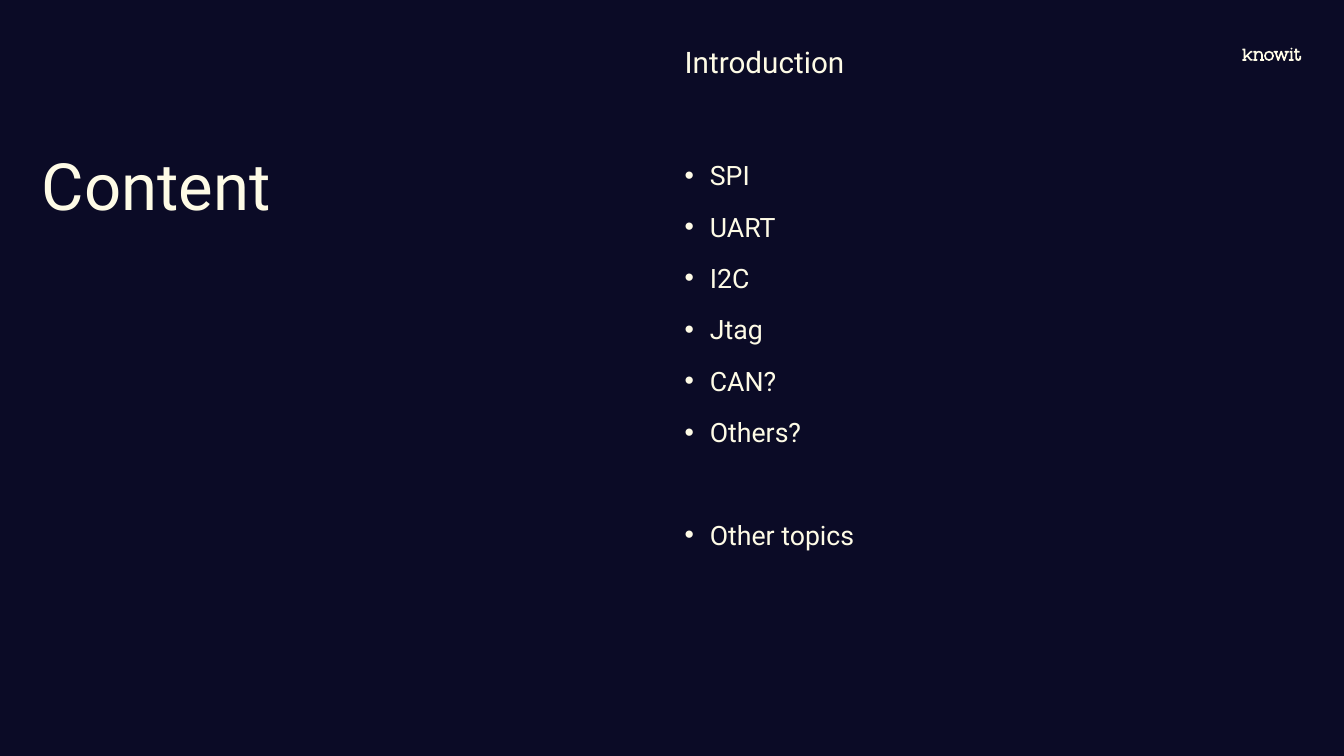
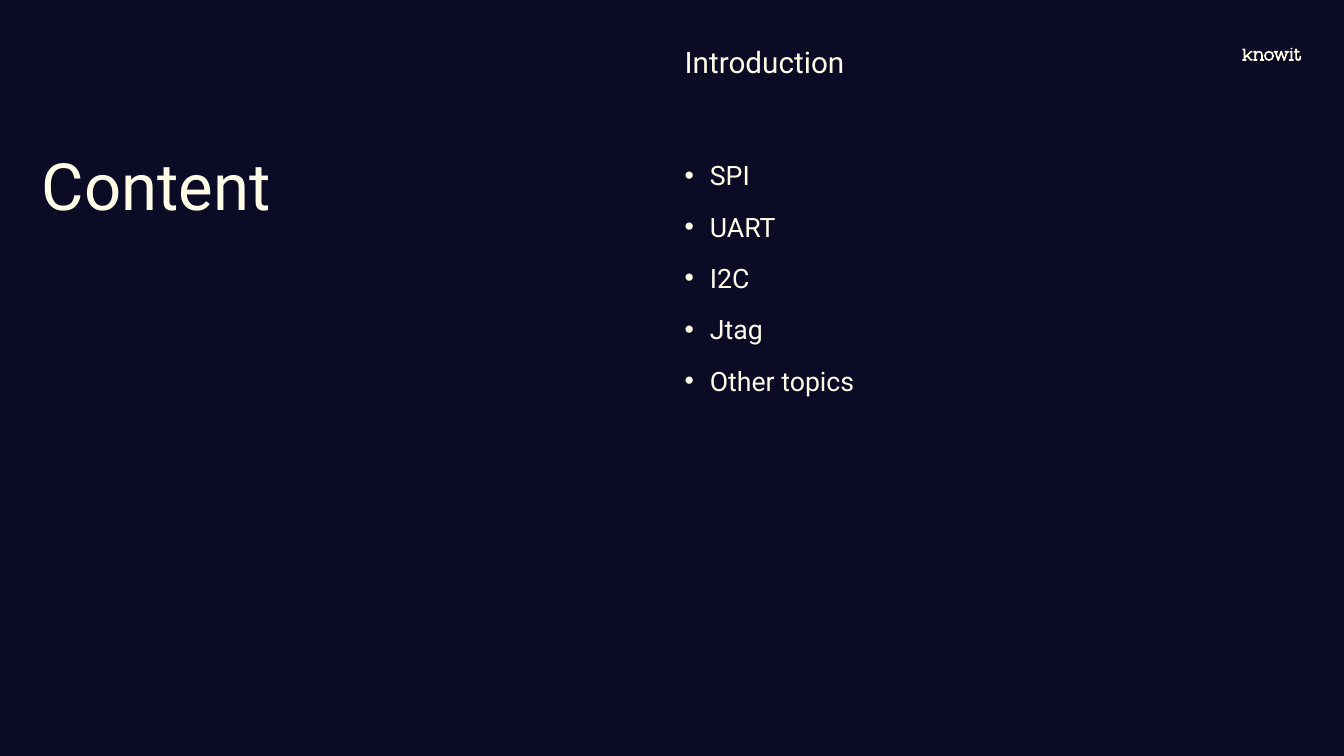
Before and after one commit to joelstr/knowit-embedded-academy, a slide deck: slide 6 of Communication_interfaces/Embedded academy - Communication interfaces.pptx. Drawn at 1344x756 pixels with LibreOffice and Linux fonts; fonts in the diff are those of the drawing; background and template pictures are left out. Boxes give left, top, right and bottom in pixels: in the first picture for what was removed or moved away, otherwise in the second. Text is boxed around its words. In the diff, an @@ line names an element or a change of style, - is before the commit and + after.

```diff
--- a/Communication_interfaces/Embedded academy - Communication interfaces.pptx
+++ b/Communication_interfaces/Embedded academy - Communication interfaces.pptx
@@ text at (710,371,801,443): paragraphs removed @@
-• CAN?
-• Others?
```
Also in this commit, not shown: 2 other slides changed, 10 slides added, 1 slide removed.
